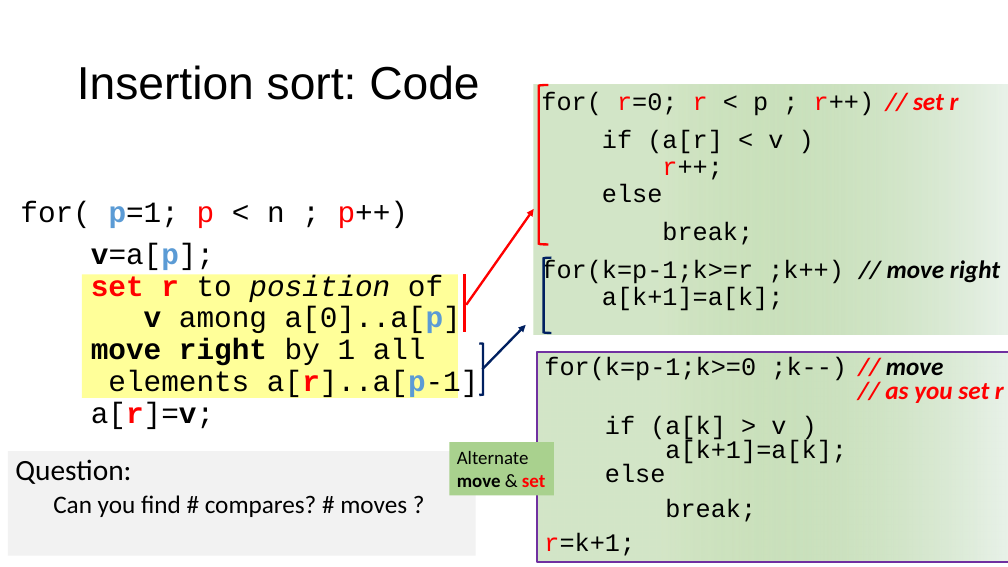
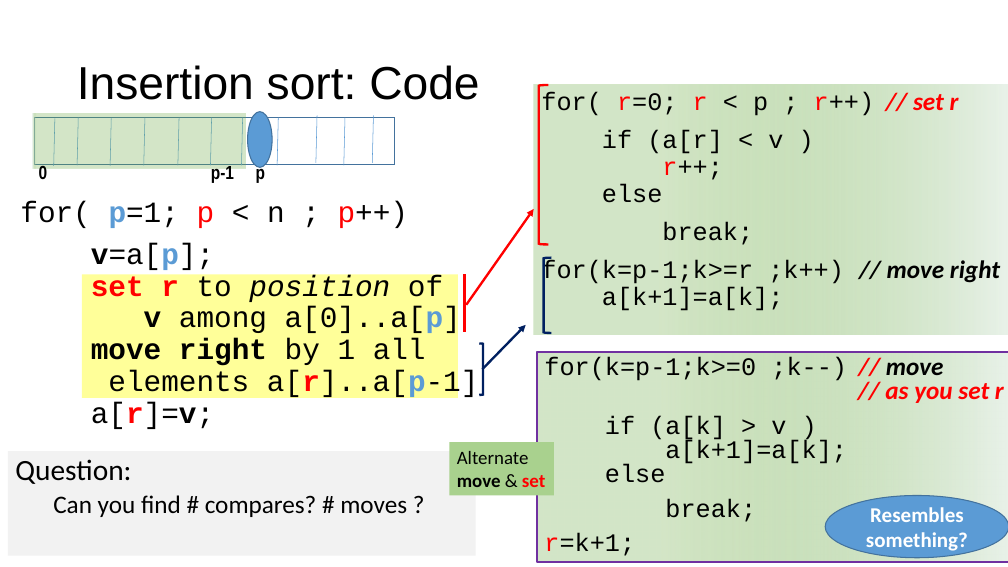
Before and after one commit to rbadrinath/FCP, a slide deck: slide 14 of slides/11-Three-Basic-Sorts.pptx (slide 9 before the commit). Drawn at 1008x567 pixels with LibreOffice and Linux fonts; fonts in the diff are those of the drawing. Boxes give left, top, right and bottom in pixels: in the first picture for what was removed or moved away, otherwise in the second. Text is boxed around its words. In the diff, an @@ line names an element or a change of style, - is before the commit and + after.

```diff
--- a/slides/11-Three-Basic-Sorts.pptx
+++ b/slides/11-Three-Basic-Sorts.pptx
@@ rectangle added at <box>33,113,245,169</box>, fill gradient #F7FAFD to #70AD47 @@
@@ line added from (55, 118) to (54, 166), #5B9BD5 0.5 pt @@
@@ line added from (111, 118) to (110, 166), #5B9BD5 0.5 pt @@
@@ line added from (179, 118) to (178, 166), #5B9BD5 0.5 pt @@
@@ line added from (243, 118) to (241, 166), #5B9BD5 0.5 pt @@
@@ ellipse added at <box>248,112,272,168</box>, fill #5B9BD5, outline #43739E 1 pt @@
@@ line added from (317, 116) to (316, 163), #5B9BD5 0.5 pt @@
@@ group added at <box>35,118,395,166</box>: 5 lines, 1 rectangle @@
@@ line added from (374, 116) to (372, 163), #5B9BD5 0.5 pt @@
@@ text added at <box>39,164,265,183</box>, 18 pt, text #000000, bold @@
+0 p-1 p
@@ ellipse added at <box>826,495,1008,557</box>, fill #5B9BD5, outline #43739E 1 pt, 20 pt, text #FFFFFF, bold @@
+Resembles something?
```
Also in this commit, not shown: 1 other slide changed, 5 slides added, 8 other files.
